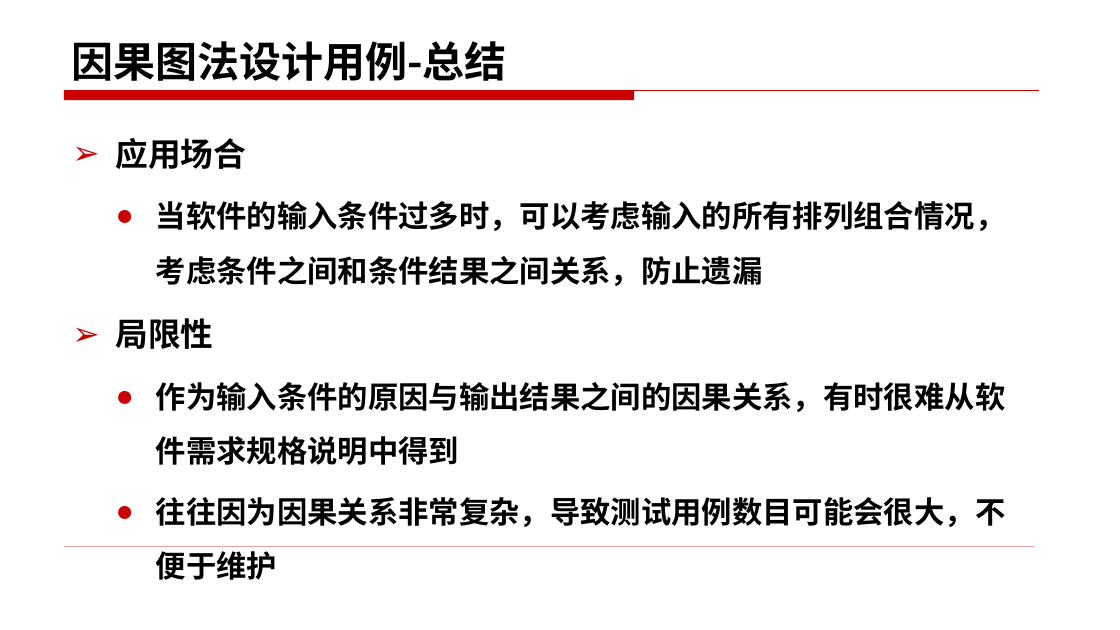
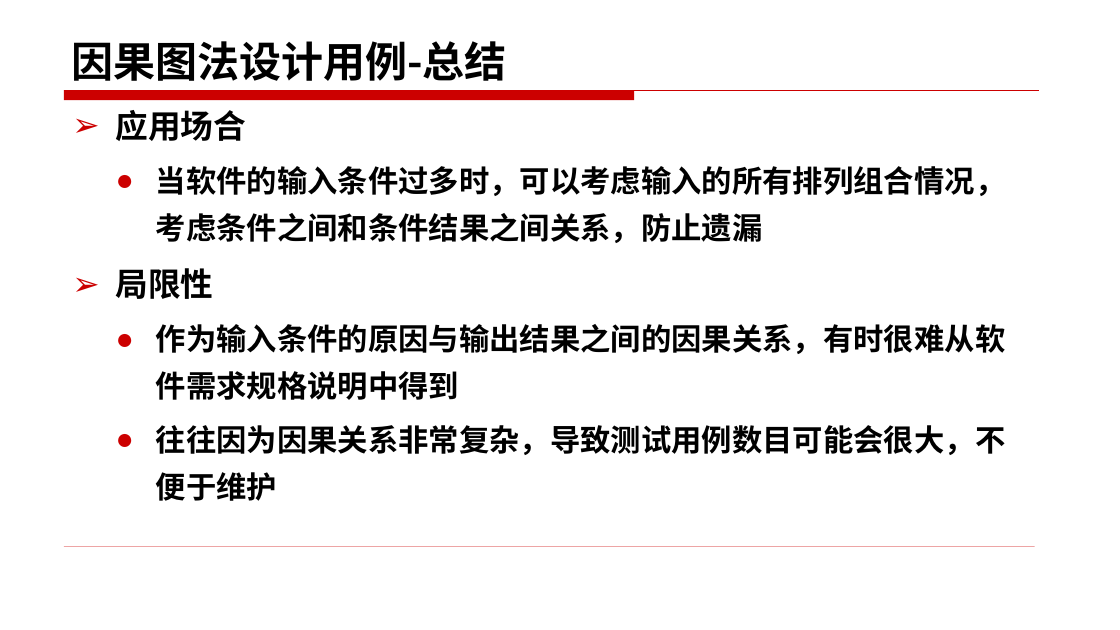
Before and after one commit to edu2act/course-foundation-software-tesing, a slide deck: slide 24 of materials/slides/3.5.pptx (slide 29 before the commit). Drawn at 1120x630 pixels with LibreOffice and Linux fonts; fonts in the diff are those of the drawing. Boxes give left, top, right and bottom in pixels: in the first picture for what was removed or moved away, otherwise in the second. Text is boxed around its words. In the diff, an @@ line names an element or a change of style, - is before the commit and + after.

```diff
--- a/materials/slides/3.5.pptx
+++ b/materials/slides/3.5.pptx
@@ text "应用场合" moved from (x1=115, y1=138, x2=1006, y2=580) to (x1=115, y1=110, x2=1006, y2=501) @@
@@ text "应用场合" at (x1=115, y1=110, x2=1006, y2=501): line spacing 1.5 to 1.3 @@
```
Also in this commit, not shown: 8 other slides changed, 1 slide added, 6 slides removed, 13 other files.
